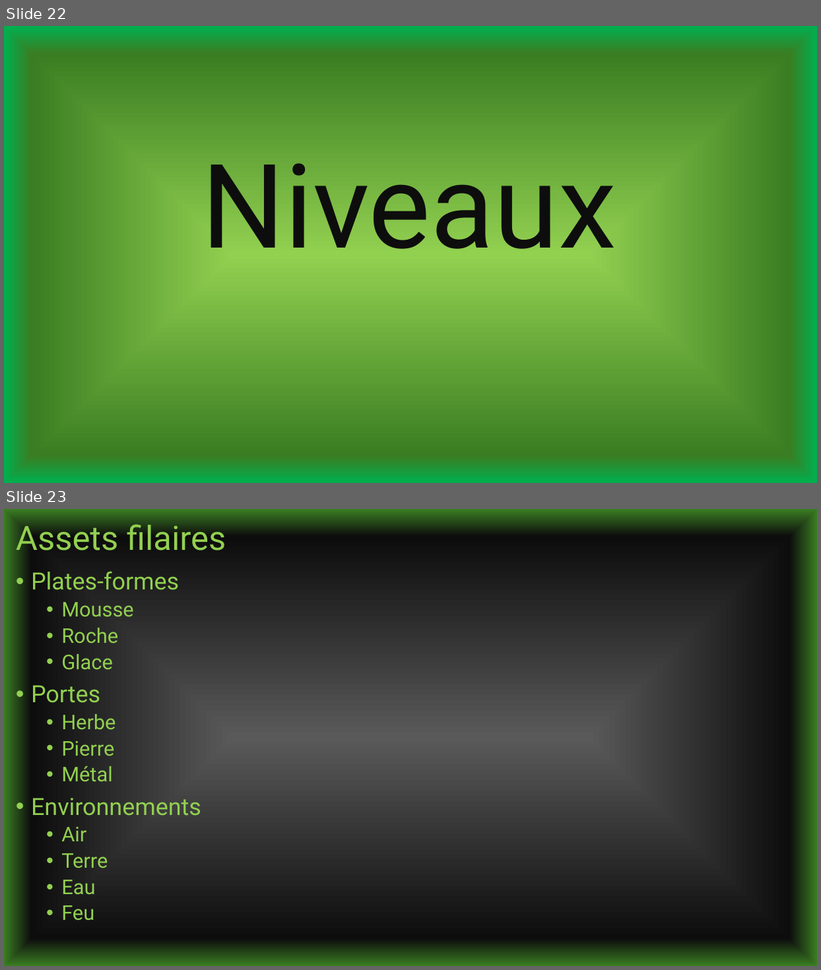
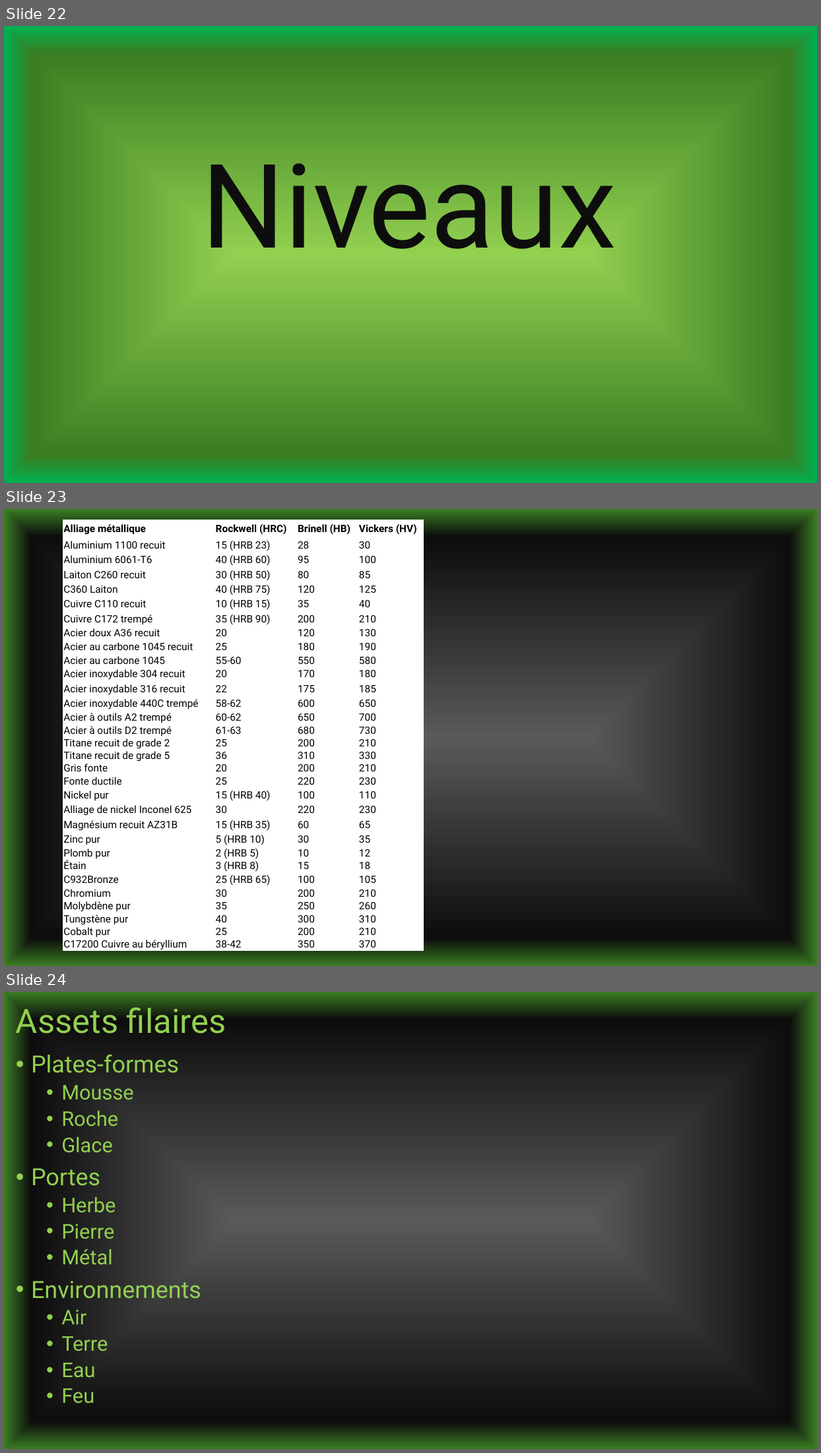
Before and after one commit to Oxburn/MyGame, a slide deck: MyGame.pptx. Shown one above the other, each under a label of ours: slides 22 and 23 before the commit, slides 22, 23 and 24 after it. The pictures are 821x970 and 821x1453 pixels, drawn with LibreOffice and Linux fonts; fonts in the diff are those of the drawing. Boxes give left, top, right and bottom in pixels: in the first picture for what was removed or moved away, otherwise in the second. Text is boxed around its words. In the diff, an @@ line names an element or a change of style, - is before the commit and + after.

```diff
--- a/MyGame.pptx
+++ b/MyGame.pptx
@@ slide 23 added at (4, 509, 817, 966), background gradient #595959 to #0D0D0D to #3B7D23 @@
@@ table added at (63, 520, 424, 956), 31 rows, 4 columns @@
+Alliage métallique | Rockwell (HRC) | Brinell (HB) | Vickers (HV)
+Aluminium 1100 recuit | 15 (HRB 23) | 28 | 30
+Aluminium 6061-T6 | 40 (HRB 60) | 95 | 100
+Laiton C260 recuit | 30 (HRB 50) | 80 | 85
+C360 Laiton | 40 (HRB 75) | 120 | 125
+Cuivre C110 recuit | 10 (HRB 15) | 35 | 40
+Cuivre C172 trempé | 35 (HRB 90) | 200 | 210
+Acier doux A36 recuit | 20 | 120 | 130
+Acier au carbone 1045 recuit | 25 | 180 | 190
+Acier au carbone 1045 | 55-60 | 550 | 580
+Acier inoxydable 304 recuit | 20 | 170 | 180
+Acier inoxydable 316 recuit | 22 | 175 | 185
+Acier inoxydable 440C trempé | 58-62 | 600 | 650
+Acier à outils A2 trempé | 60-62 | 650 | 700
+Acier à outils D2 trempé | 61-63 | 680 | 730
+Titane recuit de grade 2 | 25 | 200 | 210
+Titane recuit de grade 5 | 36 | 310 | 330
+Gris fonte | 20 | 200 | 210
+Fonte ductile | 25 | 220 | 230
+Nickel pur | 15 (HRB 40) | 100 | 110
+Alliage de nickel Inconel 625 | 30 | 220 | 230
+Magnésium recuit AZ31B | 15 (HRB 35) | 60 | 65
+Zinc pur | 5 (HRB 10) | 30 | 35
+Plomb pur | 2 (HRB 5) | 10 | 12
+Étain | 3 (HRB 8) | 15 | 18
+C932Bronze | 25 (HRB 65) | 100 | 105
+Chromium | 30 | 200 | 210
+Molybdène pur | 35 | 250 | 260
+Tungstène pur | 40 | 300 | 310
+Cobalt pur | 25 | 200 | 210
+C17200 Cuivre au béryllium | 38-42 | 350 | 370
@@ what was slide 23 is now slide 24 @@
```
Also in this commit, not shown: 17 other files.
